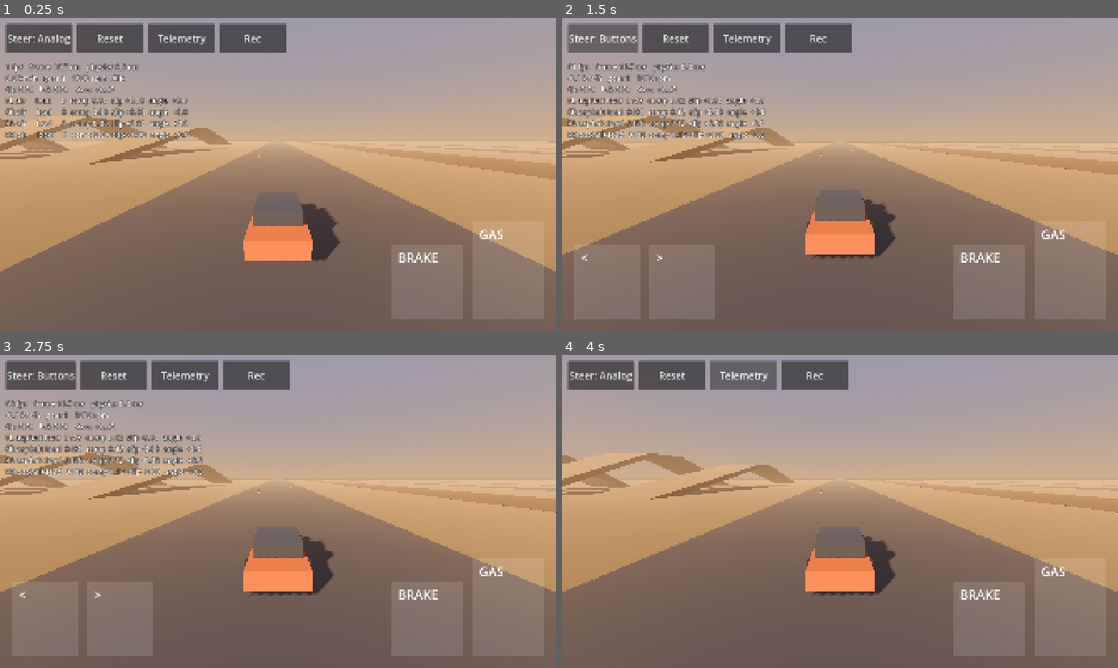
Above: before the commit, frames 1-4 (two rows, left to right).
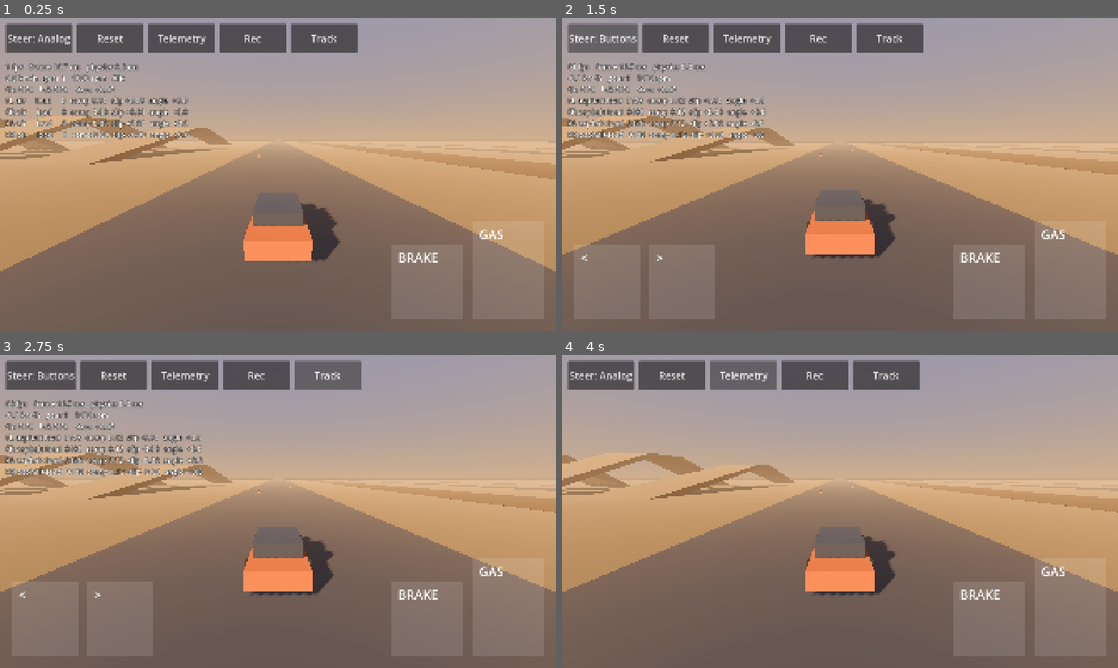
Above: after the commit, the same moments.

Repository: Stoian02/ridge
Game: Godot game, scene res://levels/test_ground/test_ground.tscn
Same seed, same stepped clock (60 frames per second), same inputs: the game is played once before the commit and once after it.
Inputs (mouse positions are in pixels of both pictures, inside the frame that each line leads up to):
- Up to frame 1 (0.25 s): no input
- Up to frame 2 (1.5 s): click (884, 36) at 0.5 s, where only the run after the commit has a clickable "Track"; click "Steer: Analog" at 1.25 s
- Up to frame 3 (2.75 s): click (328, 373) at 2 s, where only the run after the commit has a clickable "Track"
- Up to frame 4 (4 s): click "Steer: Buttons" at 2.75 s; click "Telemetry" at 3.5 s

The runs differ from the first frame. In frame 1, 1.1% of the frame differs, in the area x 52-65%, y 1-12%; in frame 2, 1.1%, in the area x 53-65%, y 1-12%; in frame 3, 1.1%; in frame 4, 1.1%.

Commit message:
Add a countdown input lock and a Track button
Co-Authored-By: Claude Haiku 4.5 <noreply@anthropic.com>
Claude-Session: https://claude.ai/code/session_01RhfJavT34eWyW3enLLKWgH

Diff:
--- a/input/car_input.gd
+++ b/input/car_input.gd
@@ -10,6 +10,11 @@
 var steer: float = 0.0
 var throttle: float = 0.0
 var brake: float = 0.0
+
+## While locked (the countdown), every driver input reads as zero. The
+## drivetrain's auto-hold keeps a stopped car still; holding the brake instead
+## would select reverse.
+var locked: bool = false
 
 ## Written by touch controls or test scripts.
 var virtual_steer: float = 0.0
@@ -28,6 +33,11 @@
 
 ## Called by the car at the start of every physics tick.
 func refresh() -> void:
+	if locked:
+		steer = 0.0
+		throttle = 0.0
+		brake = 0.0
+		return
 	var device_steer := Input.get_axis(InputActions.STEER_LEFT, InputActions.STEER_RIGHT)
 	steer = clampf(device_steer + virtual_steer, -1.0, 1.0)
 	throttle = maxf(Input.get_action_strength(InputActions.THROTTLE), virtual_throttle)
--- a/input/touch_controls.gd
+++ b/input/touch_controls.gd
@@ -4,12 +4,13 @@
 ## because the project emulates touch from the mouse).
 ##   Left side:  steering - an analog drag zone, or two buttons.
 ##   Right side: brake and gas pedals.
-##   Top strip:  steering-style toggle, reset, telemetry and recording.
+##   Top strip:  steering-style toggle, reset, telemetry, recording and track switch.
 ## Writes into the car's CarInput virtual_* values.
 ## Coordinates are in the 1920x1080 canvas (the project stretches it to the screen).
 
 signal telemetry_toggled
 signal recording_toggled
+signal track_switch_requested
 
 ## Touches above this line belong to the top-strip buttons, not the driving controls.
 const TOP_STRIP_HEIGHT := 150.0
@@ -152,6 +153,7 @@
 	_add_button(bar, "Reset", _on_reset_pressed)
 	_add_button(bar, "Telemetry", telemetry_toggled.emit)
 	_add_button(bar, "Rec", recording_toggled.emit)
+	_add_button(bar, "Track", track_switch_requested.emit)
 	_update_mode_label()
 
 
--- a/tests/unit/test_car_input.gd
+++ b/tests/unit/test_car_input.gd
@@ -56,6 +56,17 @@
 	assert_almost_eq(input.steer, 1.0, 0.0001)
 
 
+func test_locked_input_ignores_every_device() -> void:
+	Input.action_press(InputActions.THROTTLE)
+	input.virtual_steer = 1.0
+	input.virtual_brake = 1.0
+	input.locked = true
+	input.refresh()
+	assert_almost_eq(input.throttle, 0.0, 0.0001)
+	assert_almost_eq(input.brake, 0.0, 0.0001)
+	assert_almost_eq(input.steer, 0.0, 0.0001)
+
+
 func test_request_reset_emits_signal() -> void:
 	watch_signals(input)
 	input.request_reset()
--- a/tests/unit/test_touch_controls.gd
+++ b/tests/unit/test_touch_controls.gd
@@ -76,3 +76,11 @@
 	controls.update_outputs(0.016)
 	assert_almost_eq(input.virtual_steer, -1.0, 0.0001)
 	assert_almost_eq(input.virtual_throttle, 1.0, 0.0001)
+
+
+func test_track_button_requests_a_track_switch() -> void:
+	watch_signals(controls)
+	var buttons := controls.find_children("*", "Button", true, false)
+	var track: Button = buttons.filter(func(b: Node) -> bool: return b.text == "Track")[0]
+	track.pressed.emit()
+	assert_signal_emitted(controls, "track_switch_requested")
